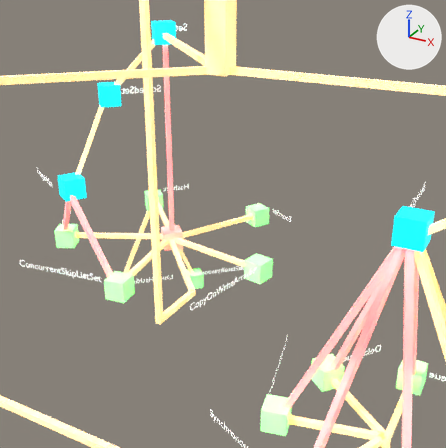
An edit to the glTF model src/assets/CollectionHierarchyBig.glb, drawn before and after from the same camera.
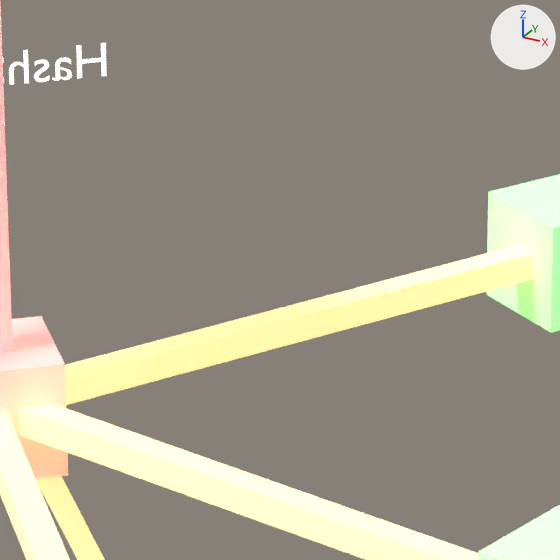
Old and new are each drawn from a 50 mm lens placed at (67.2, -130.6, 48.1), pointed at (-42.4, 68.6, -51.5) and again close up on the part from 39% to 58% of the width and 40% to 58% of the height. Every picture has the same lights, and +X, +Y and +Z are marked at upper right. Where no turn or scale is listed for an object, it has been applied to the vertices.

The scene before the commit, as lines of its bpy script (objects in view):
```python
me_cube_156 = bpy.data.meshes.new('Cube.156')
me_cube_156.from_pydata([(0.0, 1.2, 36.9), (0.0, 1.2, -36.9), (-1.2, 0.0, 36.9), (-1.2, 0.0, -36.9), (1.2, 0.0, 36.9), (1.2, 0.0, -36.9), (0.0, -1.2, 36.9), (0.0, -1.2, -36.9)], [], [(0, 1, 3), (0, 3, 2), (2, 3, 7), (2, 7, 6), (6, 7, 5), (6, 5, 4), (4, 5, 1), (4, 1, 0), (7, 3, 1), (7, 1, 5)])
me_cube_156.materials.append(mat_implements)  # white #ffffff
me_cube_227 = bpy.data.meshes.new('Cube.227')
me_cube_227.from_pydata(...)  # 8 vertices, 10 faces; spans x -15.9..15.9, y -17.0..17.0, z -0.9..0.9
me_cube_227.materials.append(mat_extends)  # white #ffffff
me_sortedset_text_018 = bpy.data.meshes.new('SortedSet-Text.018')
me_sortedset_text_018.from_pydata(...)  # 656 vertices, 646 faces; spans x 7.02..15.43, y 6.68..14.69, z 7.7..10.21
me_sortedset_text_018.materials.append(mat_text)  # white #ffffff
ob_cube_146 = bpy.data.objects.new('Cube.146', me_cube_156)
ob_cube_146.location = (-57.12, 53.89, -15.97)
ob_cube_184 = bpy.data.objects.new('Cube.184', me_cube_227)
ob_cube_184.location = (-42.66, 37.14, -54.84)
ob_sortedset_text_001 = bpy.data.objects.new('SortedSet-Text.001', me_sortedset_text_018)
ob_sortedset_text_001.location = (-92.11, 83.22, -59.96)
# also in view: 'Cube.150' at (-79.9, 90.4, -76.5); 'Cube.145' at (-55.7, 51.7, -54.7); 'SortedSet-Cube.002' at (-57.3, 53.9, -54.9); 'SortedSet-Cube.003' at (-55.7, 52.1, -54.9)
```
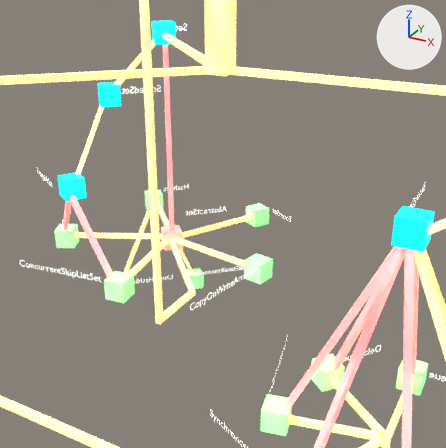
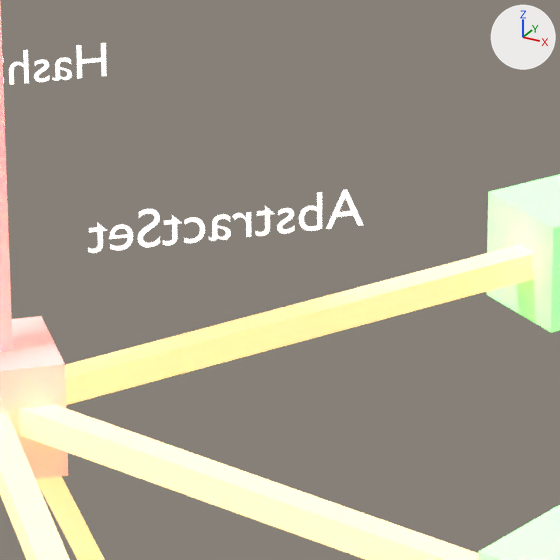
Pixel boxes [x1, y1, x2, y2] of what changed, in the close-ups (560 x 560 px):
```json
{"object": "SortedSet-Text.007", "change": "added", "after": [88, 189, 363, 253]}
```

The change, as JSON lines over the scene's bpy script:
```json
{"op": "add", "block": "me_sortedset_text_023", "code": ["me_sortedset_text_023 = bpy.data.meshes.new('SortedSet-Text.023')", "me_sortedset_text_023.from_pydata(...)  # 967 vertices, 953 faces; spans x 3.28..15.63, y 3.12..14.87, z 7.7..10.21", "me_sortedset_text_023.materials.append(mat_text)  # white #ffffff"]}
{"op": "add", "block": "ob_sortedset_text_007", "code": ["ob_sortedset_text_007 = bpy.data.objects.new('SortedSet-Text.007', me_sortedset_text_023)", "ob_sortedset_text_007.location = (-58.62, 58.38, -55.53)"]}
```
